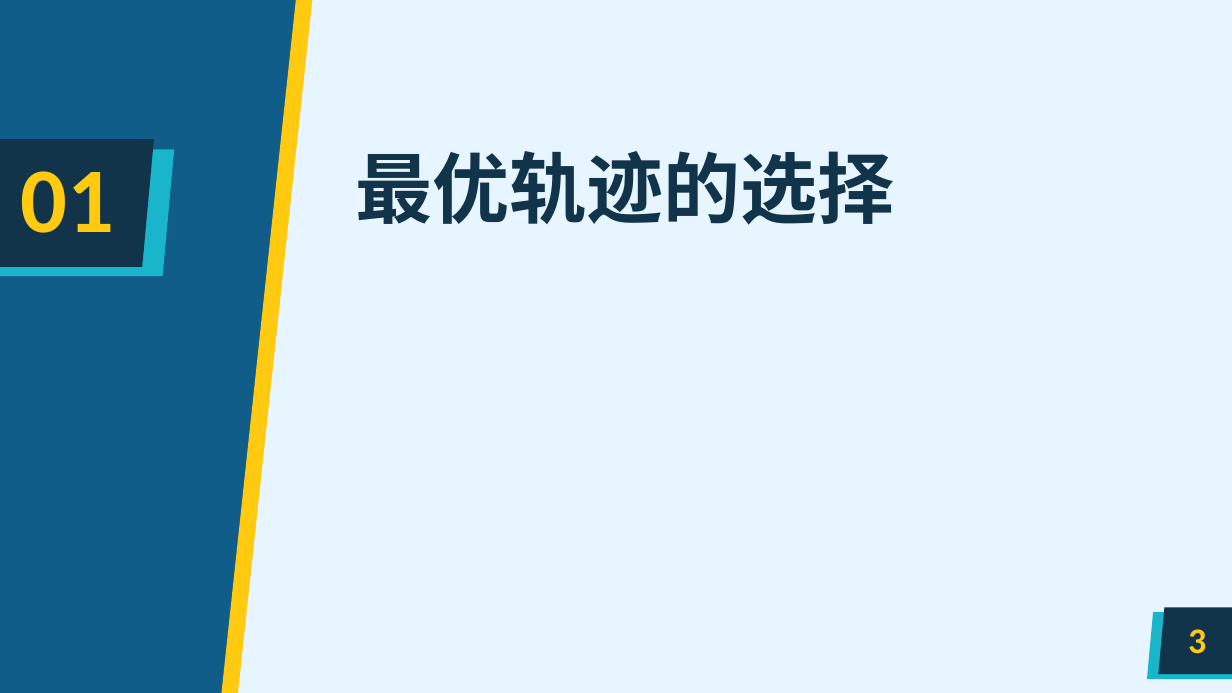
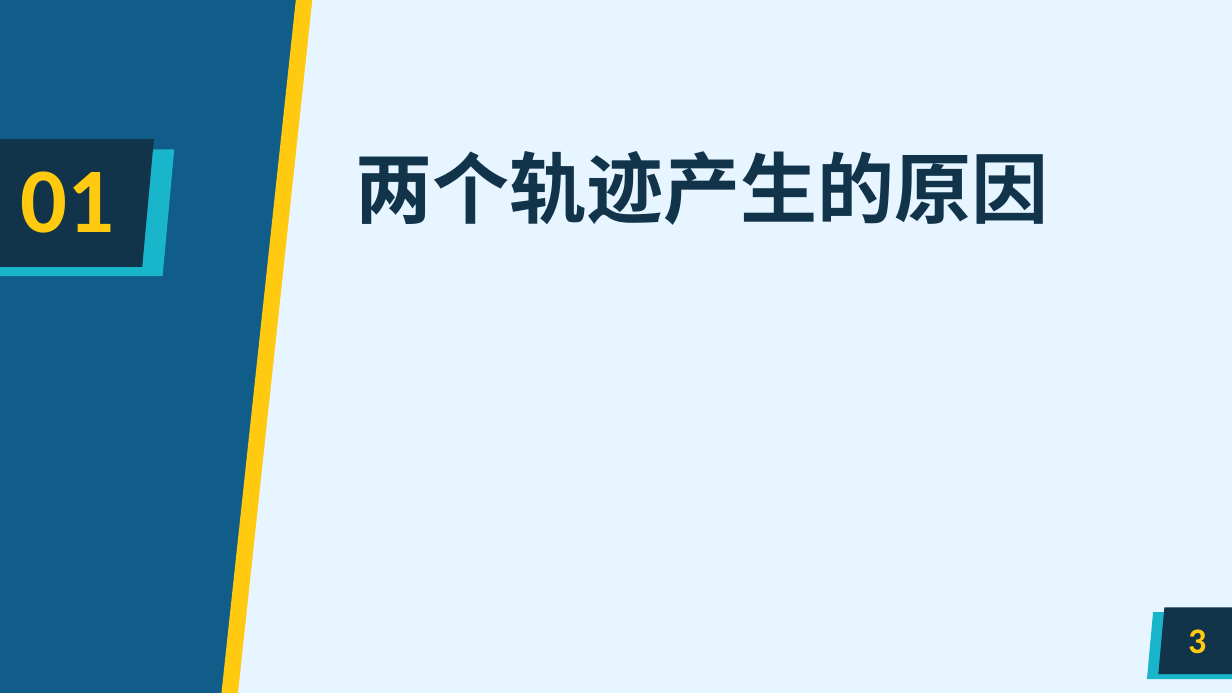
Before and after one commit to expecto347/GLAC_Lab, a slide deck: slide 3 of 组会PPT/USTC_PPT模板001.pptx. Drawn at 1232x693 pixels with LibreOffice and Linux fonts; fonts in the diff are those of the drawing; background and template pictures are left out. Boxes give left, top, right and bottom in pixels: in the first picture for what was removed or moved away, otherwise in the second. Text is boxed around its words. In the diff, an @@ line names an element or a change of style, - is before the commit and + after.

```diff
--- a/组会PPT/USTC_PPT模板001.pptx
+++ b/组会PPT/USTC_PPT模板001.pptx
@@ title at (356,151,1049,225): text changed @@
-最优轨迹的选择
+两个轨迹产生的原因
```
Also in this commit, not shown: 7 other slides changed, 1 slide added, 6 slides removed, 18 other files.
